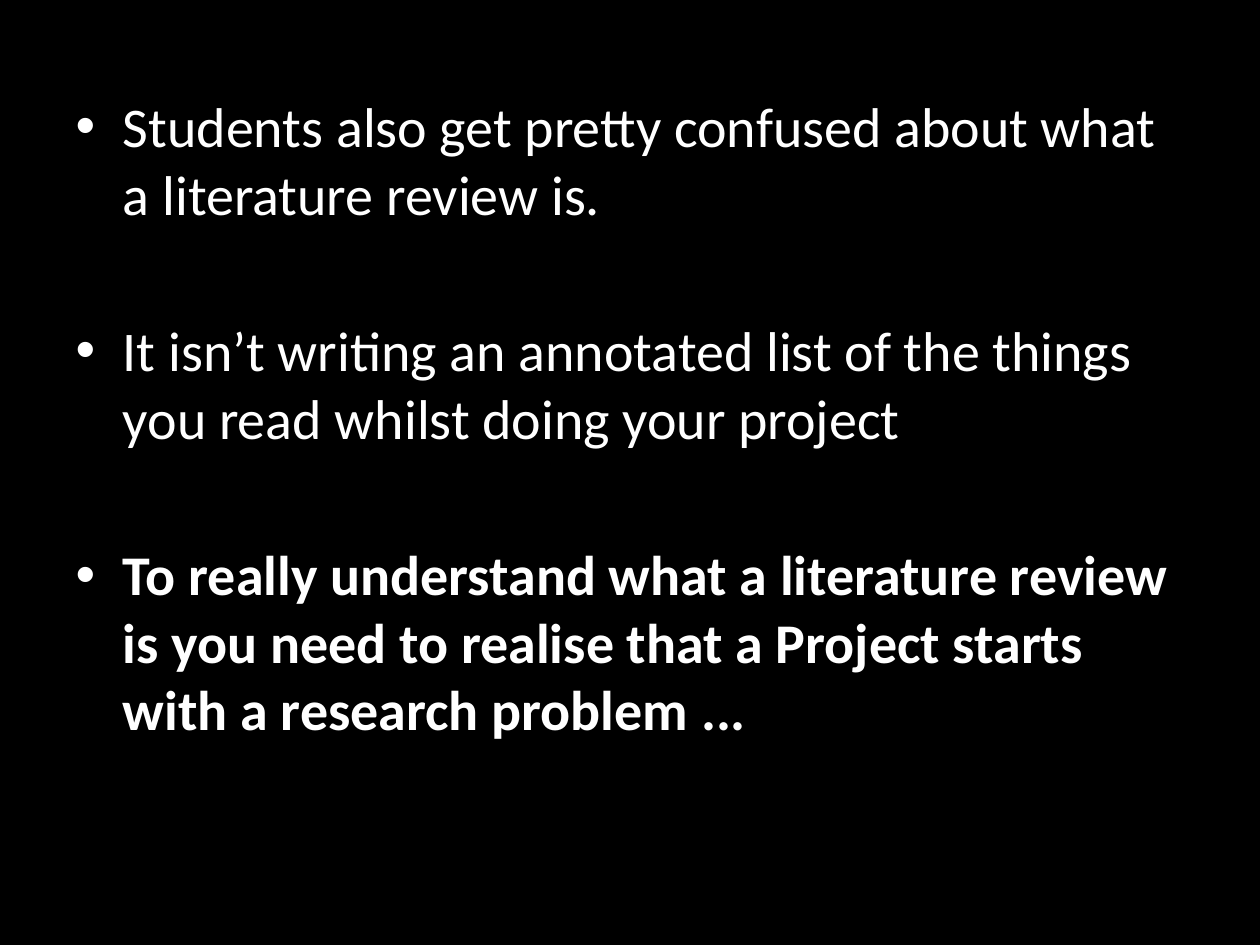
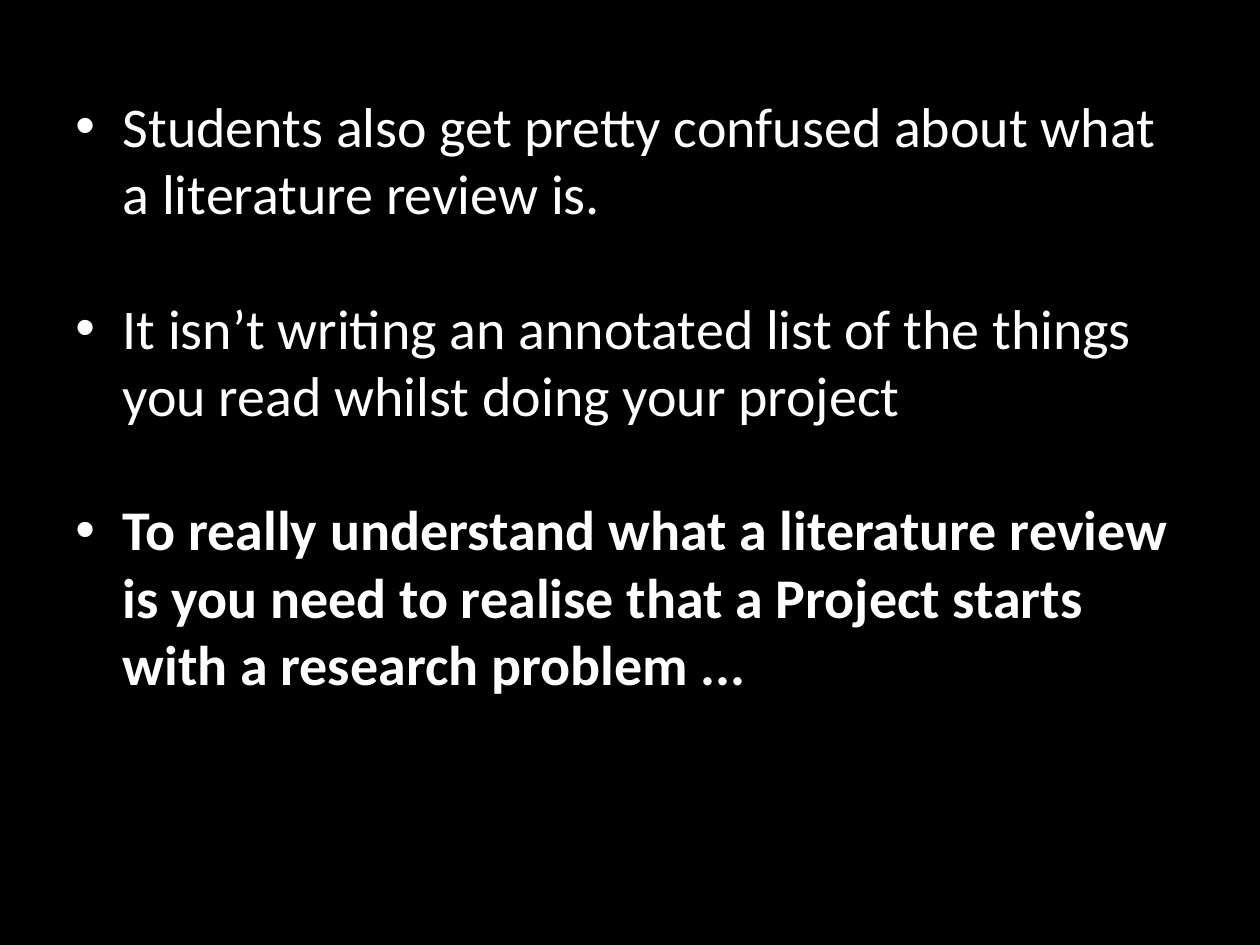
Before and after one commit to dscroft/shape, a slide deck: slide 5 of 300303COM/primaryresearch.pptx (slide 9 before the commit). Drawn at 1260x945 pixels with LibreOffice and Linux fonts; fonts in the diff are those of the drawing. Boxes give left, top, right and bottom in pixels: in the first picture for what was removed or moved away, otherwise in the second. Text is boxed around its words. In the diff, an @@ line names an element or a change of style, - is before the commit and + after.

```diff
--- a/300303COM/primaryresearch.pptx
+++ b/300303COM/primaryresearch.pptx
@@ text "Students also get pretty confused ..." at [123,108,1167,694]: indent changed; less space between paragraphs @@
```
Also in this commit, not shown: 8 other slides changed, 9 slides removed.
